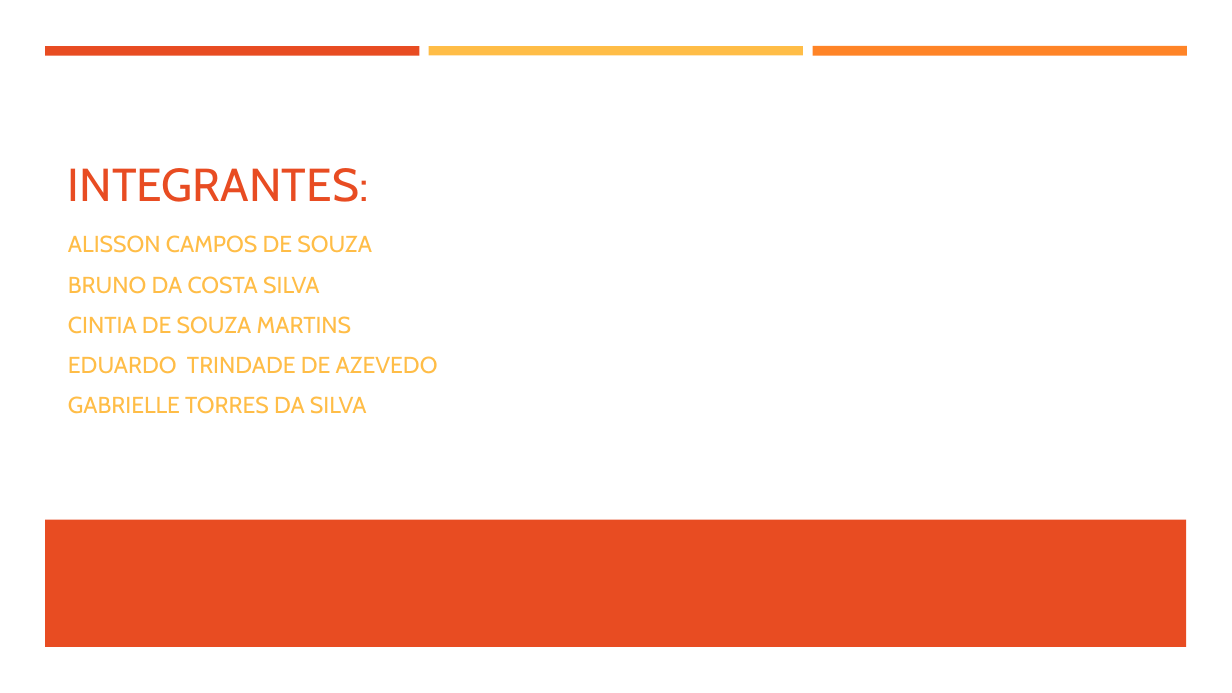
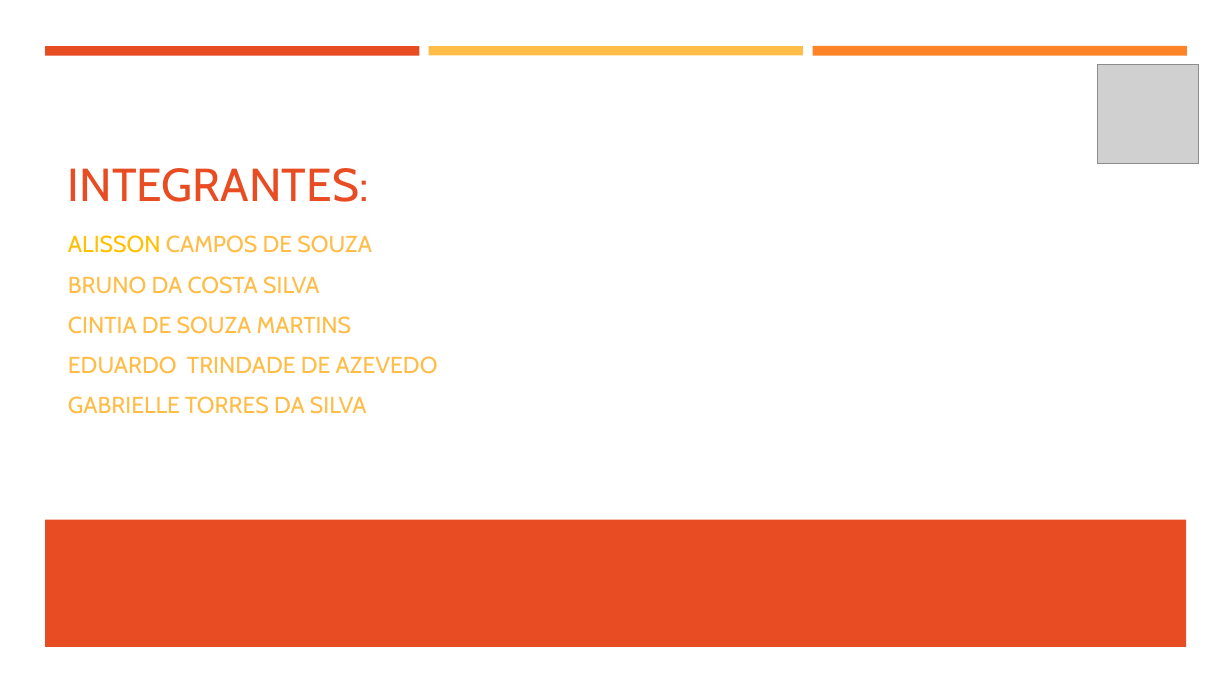
Before and after one commit to brunosilv96/Pizza-Baue, a slide deck: slide 2 of Documentação/Pizza Baue.pptx. Drawn at 1232x693 pixels with LibreOffice and Linux fonts; fonts in the diff are those of the drawing; grey boxes stand for pictures. Boxes give left, top, right and bottom in pixels: in the first picture for what was removed or moved away, otherwise in the second. Text is boxed around its words. In the diff, an @@ line names an element or a change of style, - is before the commit and + after.

```diff
--- a/Documentação/Pizza Baue.pptx
+++ b/Documentação/Pizza Baue.pptx
@@ picture added at bbox=[1097, 65, 1199, 164] @@
@@ text at bbox=[68, 235, 372, 253]: text colour #FFBD47 to #FFC000 in "ALISSON" @@
```
Also in this commit, not shown: 4 other slides changed, 8 slides added, 1 slide removed, 9 other files.
